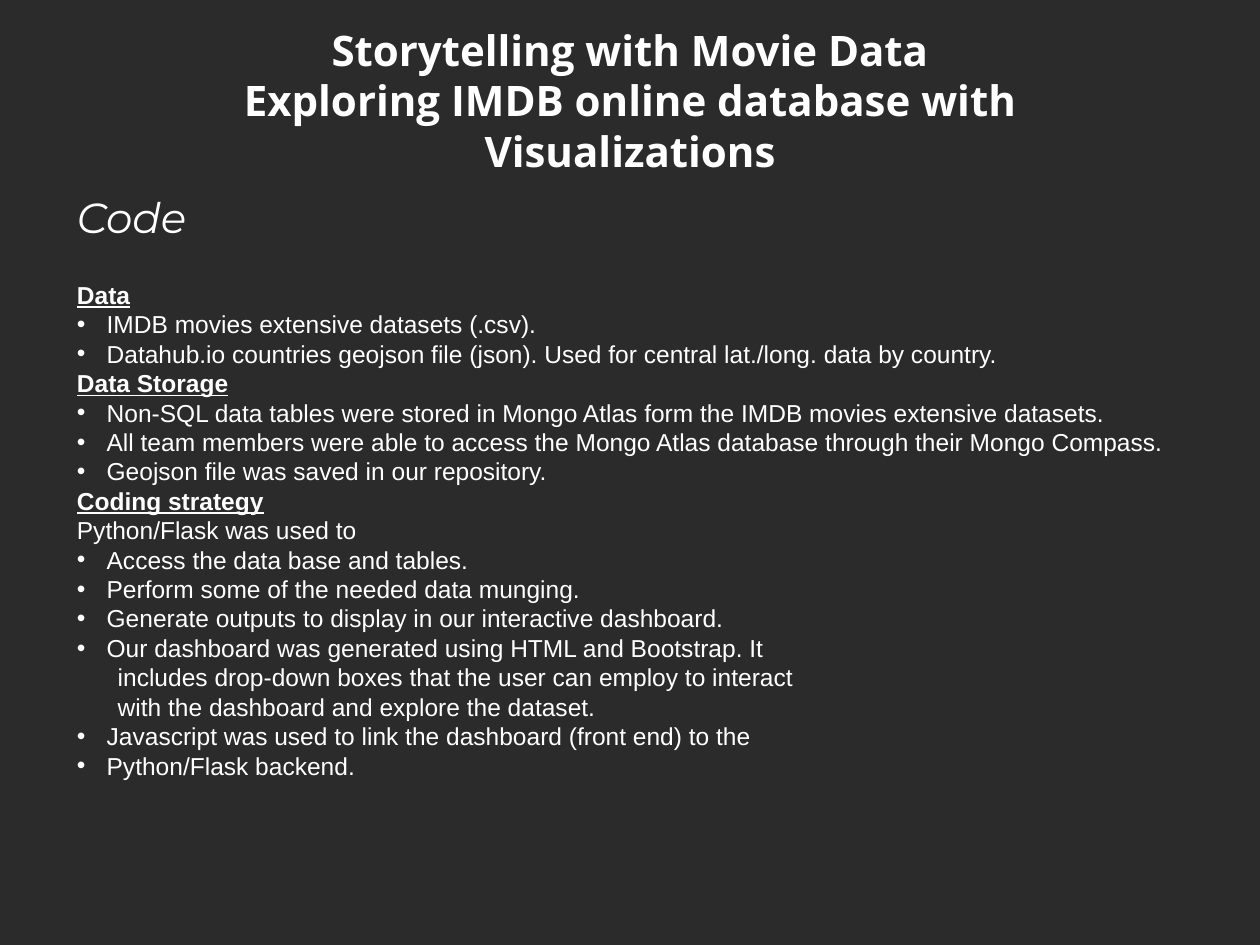
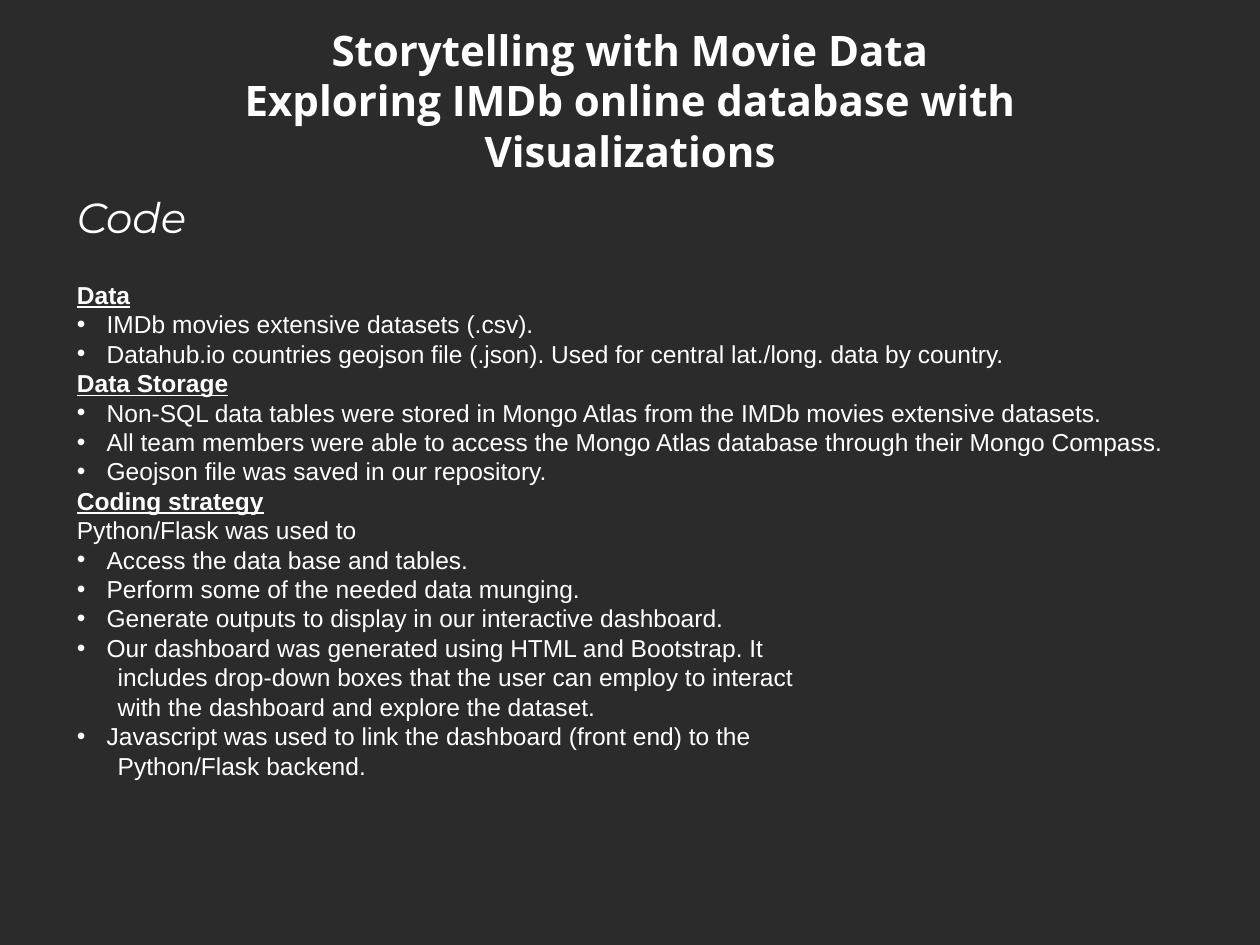
Before and after one commit to Fhern1954/Project-2-Fantastic-4, a slide deck: slide 2 of slides.ppt. Drawn at 1260x945 pixels with LibreOffice and Linux fonts; fonts in the diff are those of the drawing; background and template pictures are left out; a plain dark background stands for a picture behind light text. Boxes give left, top, right and bottom in pixels: in the first picture for what was removed or moved away, otherwise in the second. Text is boxed around its words. In the diff, an @@ line names an element or a change of style, - is before the commit and + after.

```diff
--- a/slides.ppt
+++ b/slides.ppt
@@ title at <box>245,34,1016,168</box>: text changed @@
-Storytelling with Movie Data
-Exploring IMDB online database with Visualizations
+Storytelling with Movie Data
+Exploring IMDb online database with Visualizations
@@ text at <box>107,315,1003,368</box>: text changed @@
-• IMDB movies extensive datasets (.csv).
-• Datahub.io countries geojson file (json). Used for central lat./long. data by country.
+• IMDb movies extensive datasets (.csv).
+• Datahub.io countries geojson file (.json). Used for central lat./long. data by country.
@@ text at <box>107,404,1100,427</box>: text changed @@
-• Non-SQL data tables were stored in Mongo Atlas form the IMDB movies extensive datasets.
+• Non-SQL data tables were stored in Mongo Atlas from the IMDb movies extensive datasets.
@@ text at <box>118,757,366,780</box>: bullet • to none @@
```
Also in this commit, not shown: 2 other slides changed, 1 other file.
